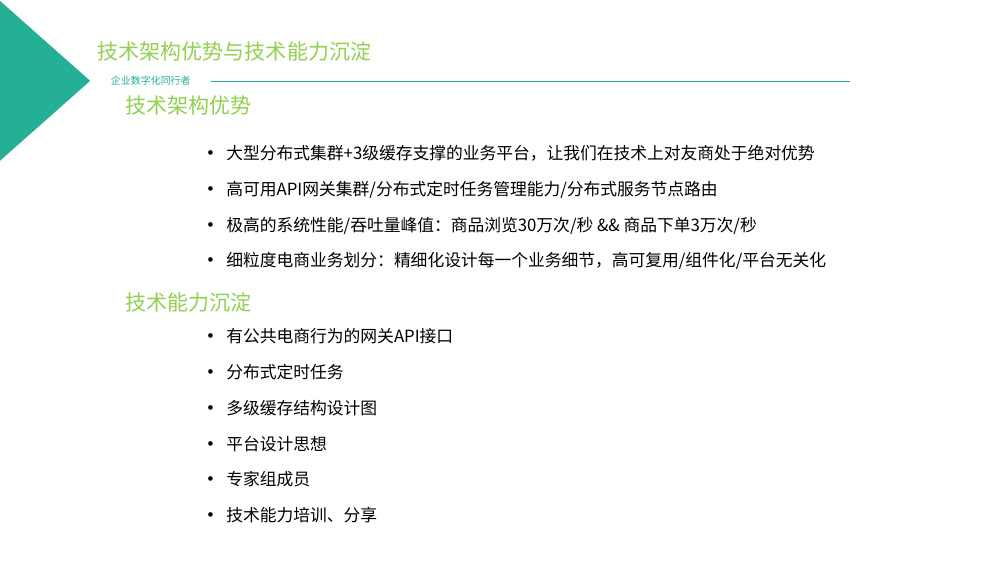
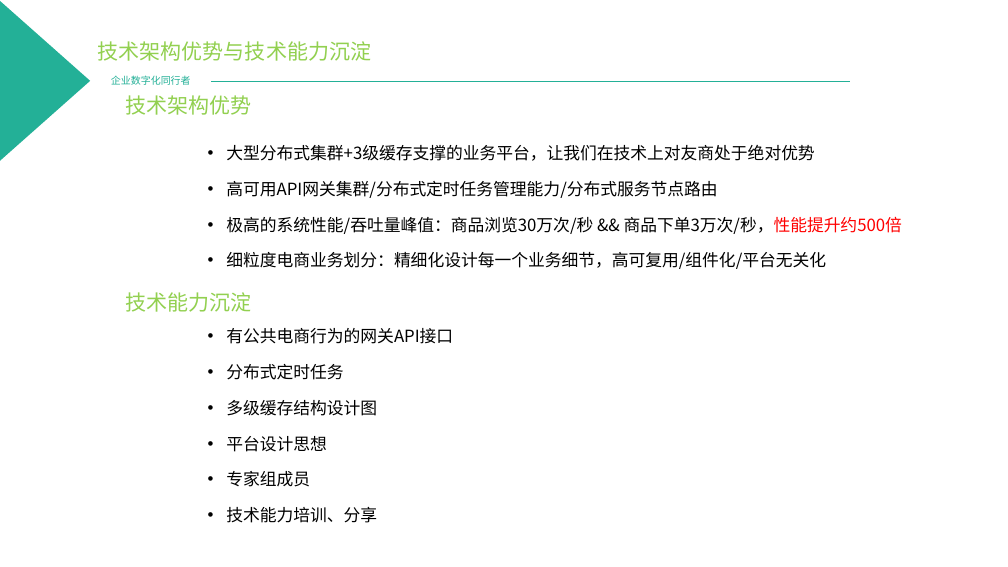
Before and after one commit to PowerYangcl/company-docment, a slide deck: slide 7 of 中企动力/2019年电商中台发展规划 - 杨成琳.pptx. Drawn at 1008x567 pixels with LibreOffice and Linux fonts; fonts in the diff are those of the drawing; background and template pictures are left out. Boxes give left, top, right and bottom in pixels: in the first picture for what was removed or moved away, otherwise in the second. Text is boxed around its words. In the diff, an @@ line names an element or a change of style, - is before the commit and + after.

```diff
--- a/中企动力/2019年电商中台发展规划 - 杨成琳.pptx
+++ b/中企动力/2019年电商中台发展规划 - 杨成琳.pptx
@@ text at (x1=226, y1=217, x2=902, y2=234): text changed @@
-• 极高的系统性能/吞吐量峰值：商品浏览30万次/秒 && 商品下单3万次/秒
+• 极高的系统性能/吞吐量峰值：商品浏览30万次/秒 && 商品下单3万次/秒，性能提升约500倍
```
Also in this commit, not shown: 5 other slides changed, 1 slide added, 1 slide removed.
